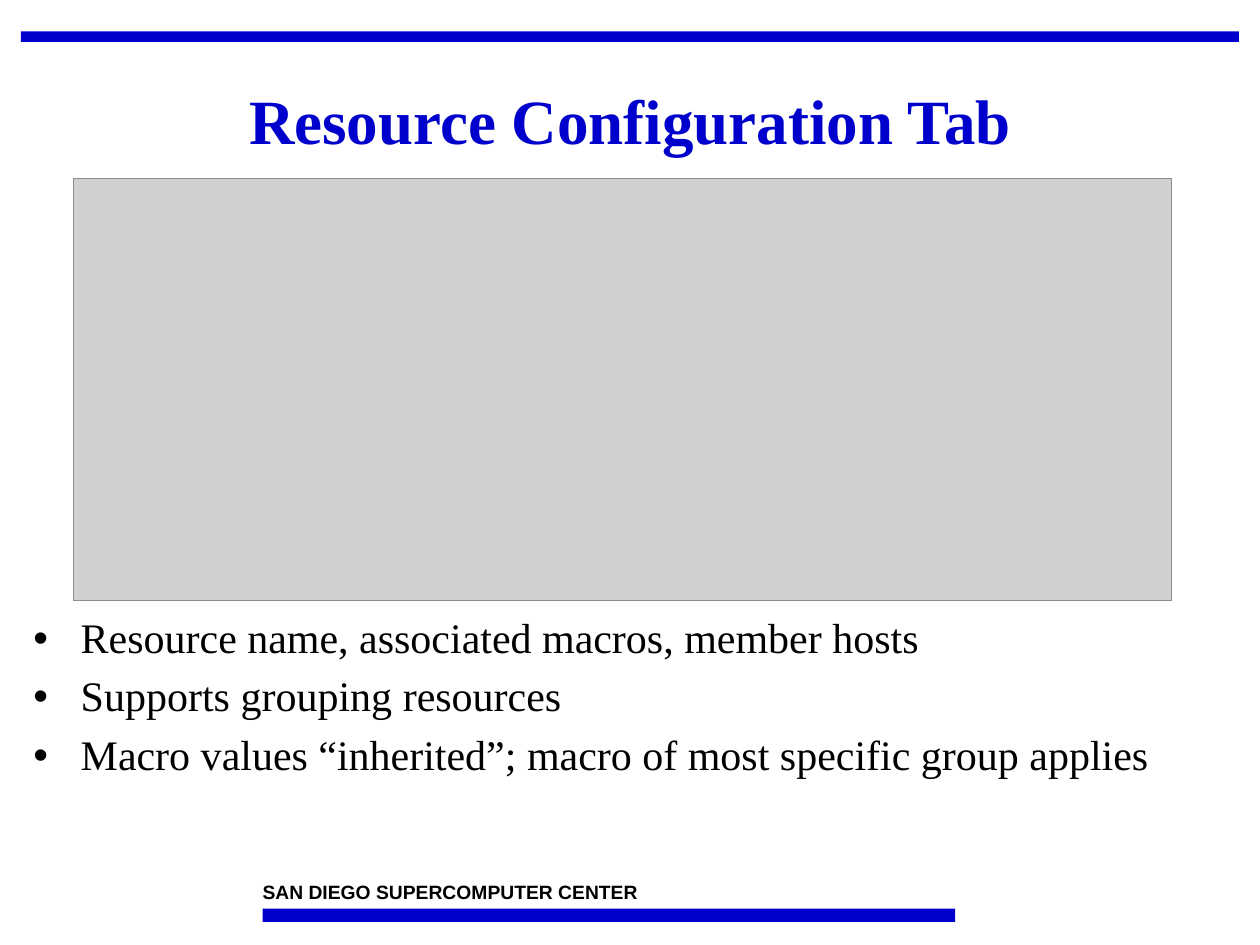
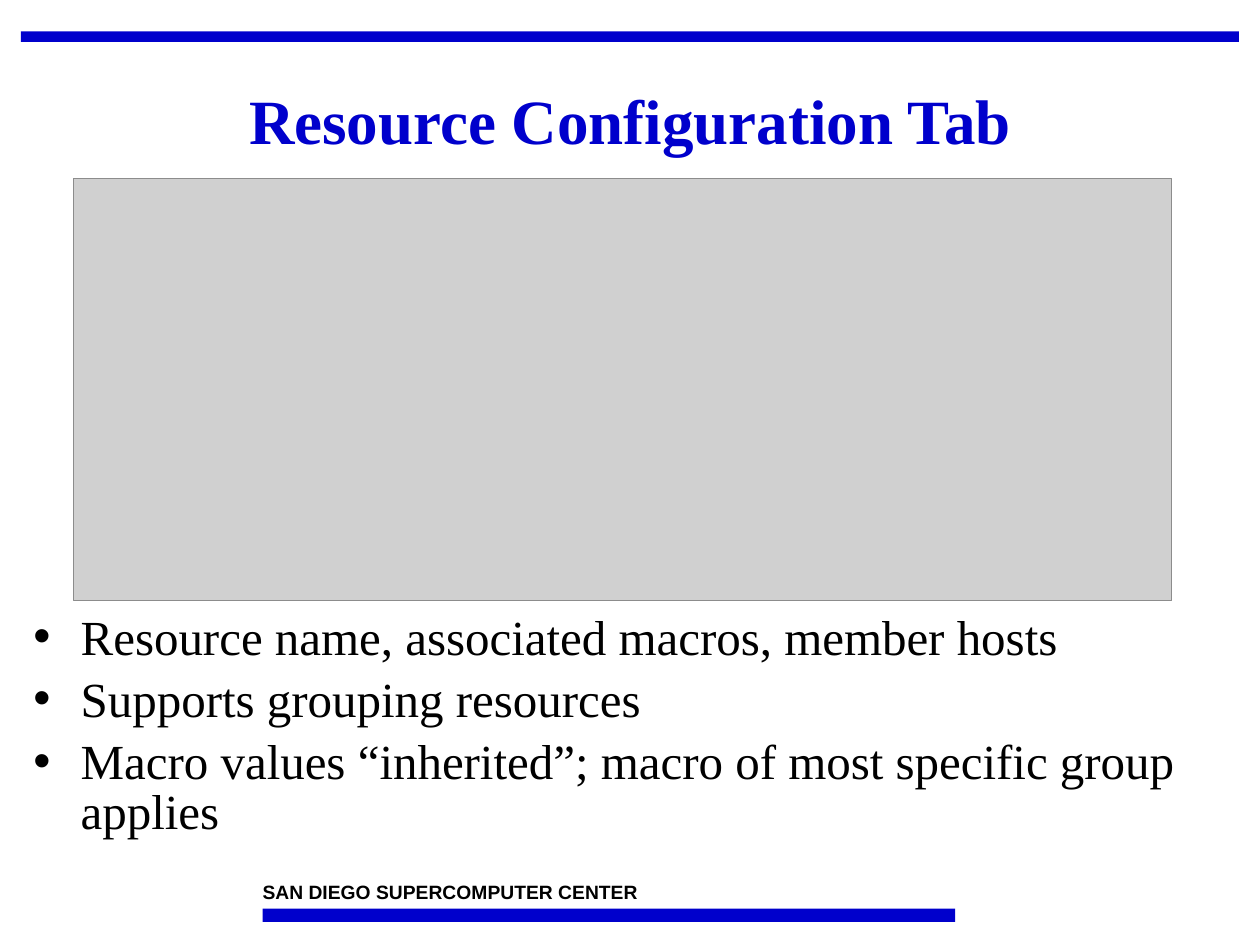
Before and after one commit to IncaProject/inca-xsede, a slide deck: slide 6 of talks/2008workshop/incat.ppt. Drawn at 1260x945 pixels with LibreOffice and Linux fonts; fonts in the diff are those of the drawing; grey boxes stand for pictures; background and template pictures are left out. Boxes give left, top, right and bottom in pixels: in the first picture for what was removed or moved away, otherwise in the second. Text is boxed around its words. In the diff, an @@ line names an element or a change of style, - is before the commit and + after.

```diff
--- a/talks/2008workshop/incat.ppt
+++ b/talks/2008workshop/incat.ppt
@@ text "Resource name, associated macros, member ..." at (x1=81, y1=621, x2=1174, y2=839): size 24 to 28 pt; line spacing 0.95 to 0.85; more space between paragraphs @@
```
Also in this commit, not shown: 1 other slide changed, 2 slides added, 1 other file.
